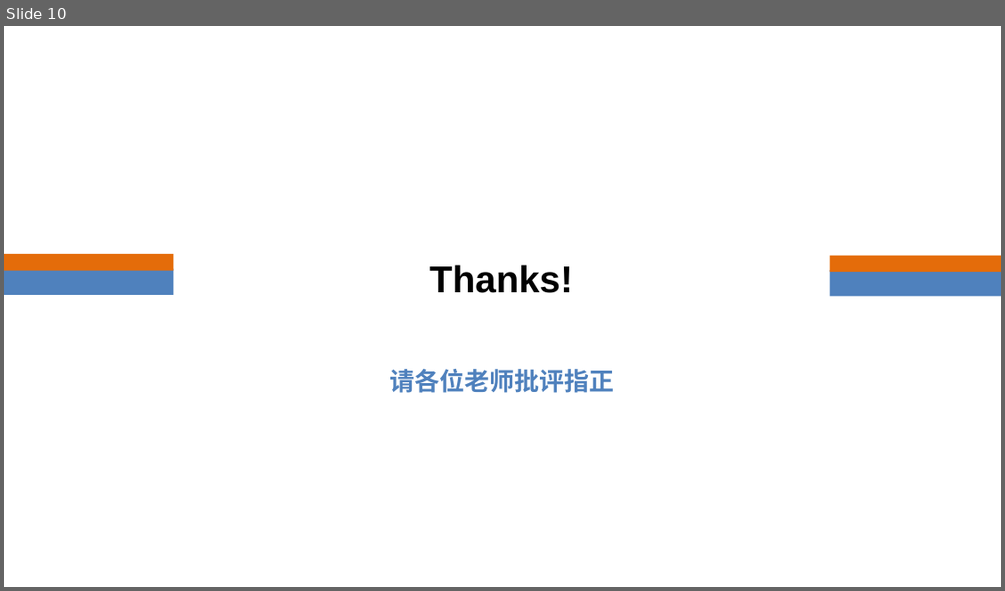
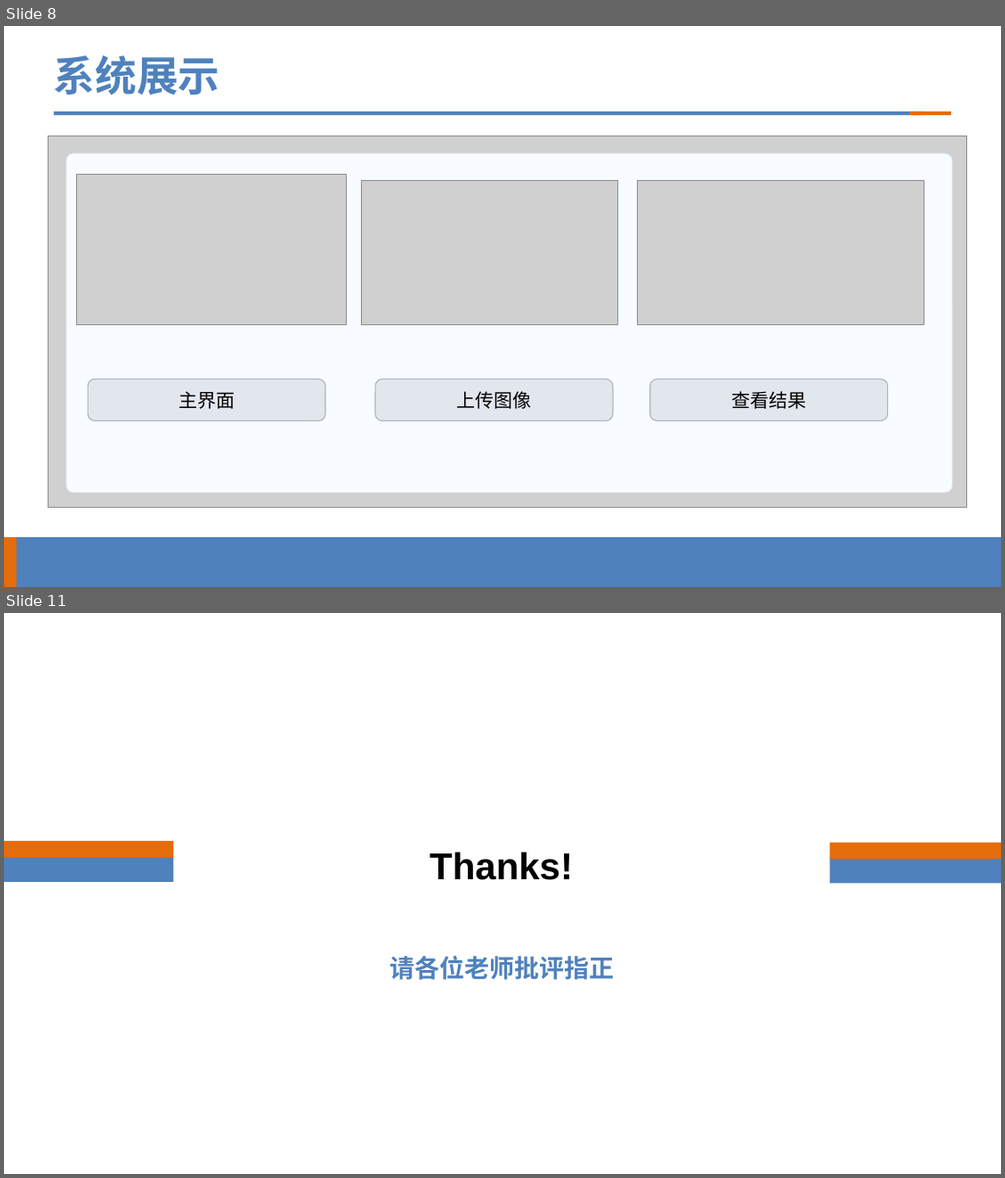
Before and after one commit to Qinhao06/hithesis, a slide deck: 覃浩-24S151153中期.pptx. Shown one above the other, each under a label of ours: slide 10 before the commit, slides 8 and 11 after it; the slides between them are not shown. The pictures are 1005x591 and 1005x1178 pixels, drawn with LibreOffice and Linux fonts; fonts in the diff are those of the drawing; grey boxes stand for pictures; background and template pictures are left out. Boxes give left, top, right and bottom in pixels: in the first picture for what was removed or moved away, otherwise in the second. Text is boxed around its words. In the diff, an @@ line names an element or a change of style, - is before the commit and + after.

```diff
--- a/覃浩-24S151153中期.pptx
+++ b/覃浩-24S151153中期.pptx
@@ slide 8 added at bbox=[4, 26, 1001, 587], background #FFFFFF @@
@@ title added at bbox=[54, 55, 220, 95], 40 pt, text #4F81BD, bold @@
+系统展示
@@ rectangle added at bbox=[54, 111, 923, 115], fill #4F81BD @@
@@ rectangle added at bbox=[909, 111, 952, 115], fill #E46C0A @@
@@ picture added at bbox=[48, 136, 967, 507] @@
@@ rounded rectangle added at bbox=[66, 153, 952, 492], fill #F8FBFF, outline #D8E1EE 0.75 pt @@
@@ picture added at bbox=[77, 175, 347, 325] @@
@@ picture added at bbox=[361, 180, 617, 324] @@
@@ picture added at bbox=[638, 180, 924, 324] @@
@@ rounded rectangle added at bbox=[88, 379, 325, 421], fill #E2E6ED, outline #AEB5C0 1 pt, 18 pt, text #000000 @@
+主界面
@@ rounded rectangle added at bbox=[376, 379, 614, 421], fill #E2E6ED, outline #AEB5C0 1 pt, 18 pt, text #000000 @@
+上传图像
@@ rounded rectangle added at bbox=[650, 379, 888, 421], fill #E2E6ED, outline #AEB5C0 1 pt, 18 pt, text #000000 @@
+查看结果
@@ rectangle added at bbox=[4, 537, 1001, 587], fill #4F81BD @@
@@ rectangle added at bbox=[4, 537, 16, 587], fill #E46C0A @@
@@ what was slide 10 is now slide 11 @@
```
Also in this commit, not shown: 3 slides changed, 3 other slides added, 3 slides removed, 1 other file.
